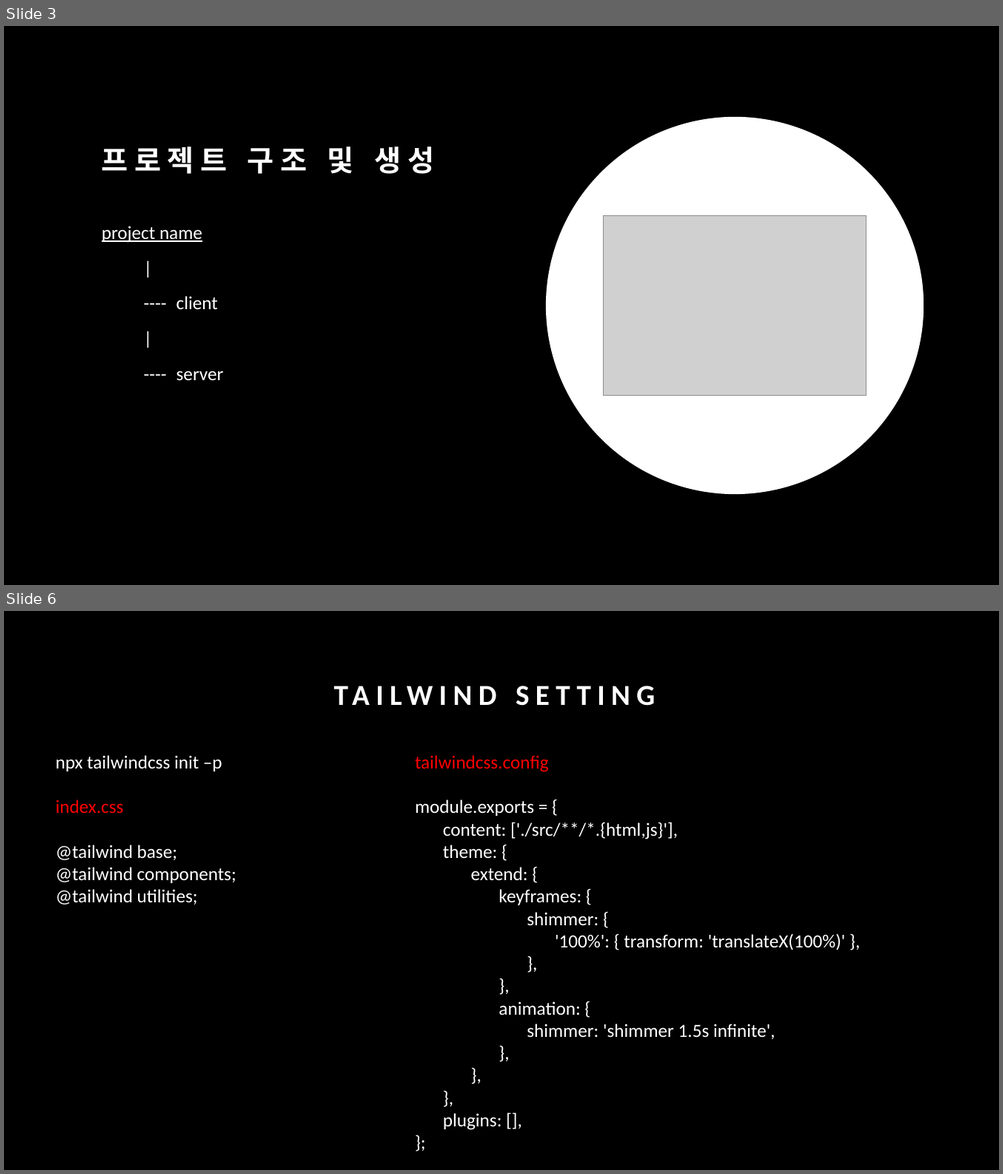
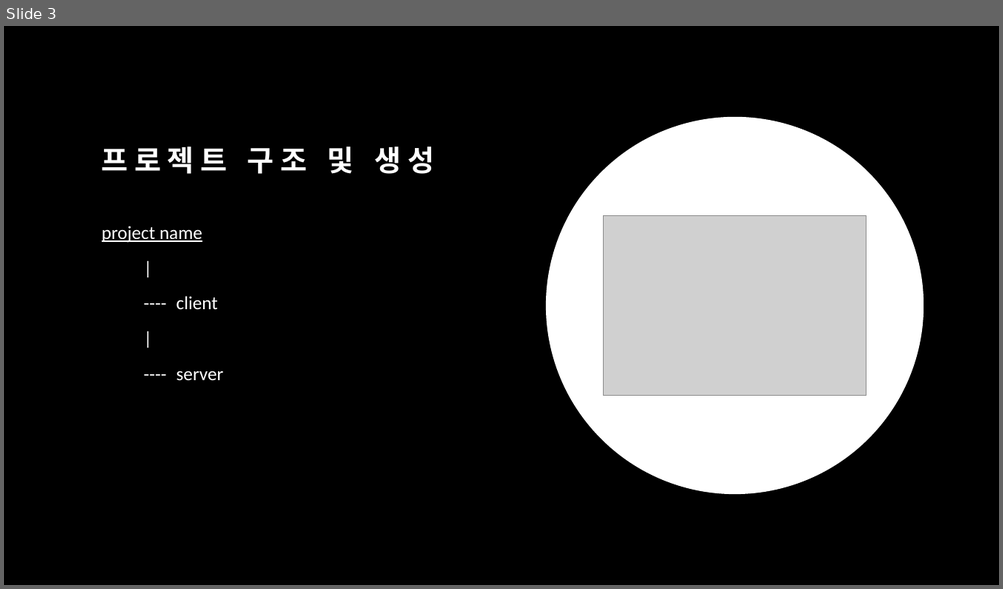
Before and after one commit to jisooyu/yu-mern-rtk-query-camping-public-2, a slide deck: rtk-query-example.pptx. Shown one above the other, each under a label of ours: slides 3 and 6 before the commit, slide 3 after it; the slides between them are not shown. The pictures are 1003x1174 and 1003x589 pixels, drawn with LibreOffice and Linux fonts; fonts in the diff are those of the drawing; grey boxes stand for pictures. Boxes give left, top, right and bottom in pixels: in the first picture for what was removed or moved away, otherwise in the second. Text is boxed around its words. In the diff, an @@ line names an element or a change of style, - is before the commit and + after.

```diff
--- a/rtk-query-example.pptx
+++ b/rtk-query-example.pptx
@@ slide 6 removed at box(4, 611, 999, 1170), background #000000 @@
@@ text removed at box(56, 755, 236, 905) @@
-npx tailwindcss init –p
-index.css
-@tailwind base;
-@tailwind components;
-@tailwind utilities;
@@ text removed at box(415, 755, 845, 1130) @@
-tailwindcss.config
-module.exports = {
-content: ['./src/**/*.{html,js}'],
-theme: {
-extend: {
-keyframes: {
-shimmer: {
-'100%': { transform: 'translateX(100%)' },
-},
-},
-animation: {
-shimmer: 'shimmer 1.5s infinite',
-},
-},
-},
-plugins: [],
-};
@@ title removed at box(56, 845, 133, 860) @@
-TAILWIND SETTING
```
Also in this commit, not shown: 1 slide changed, 6 other slides removed, 4 other files.
